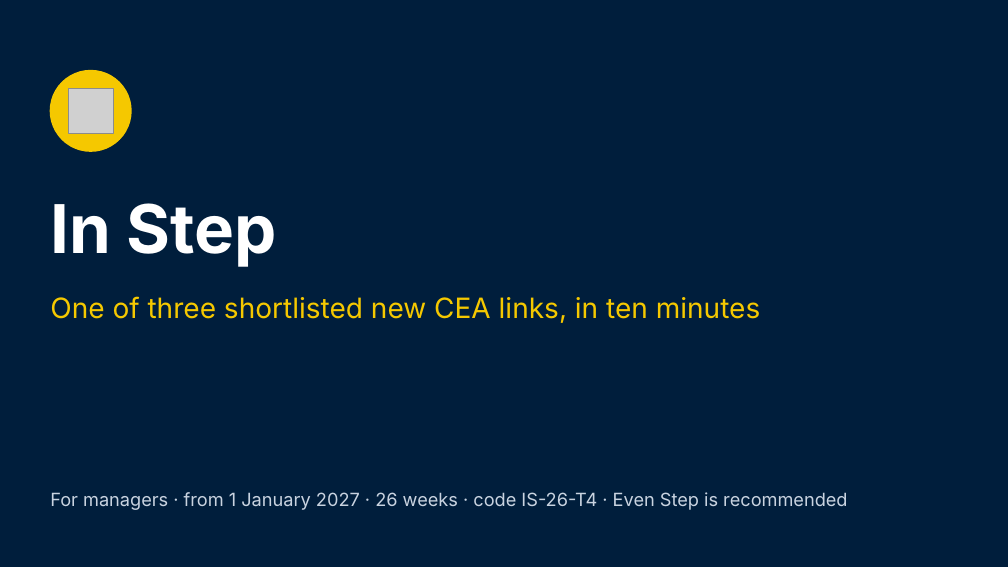
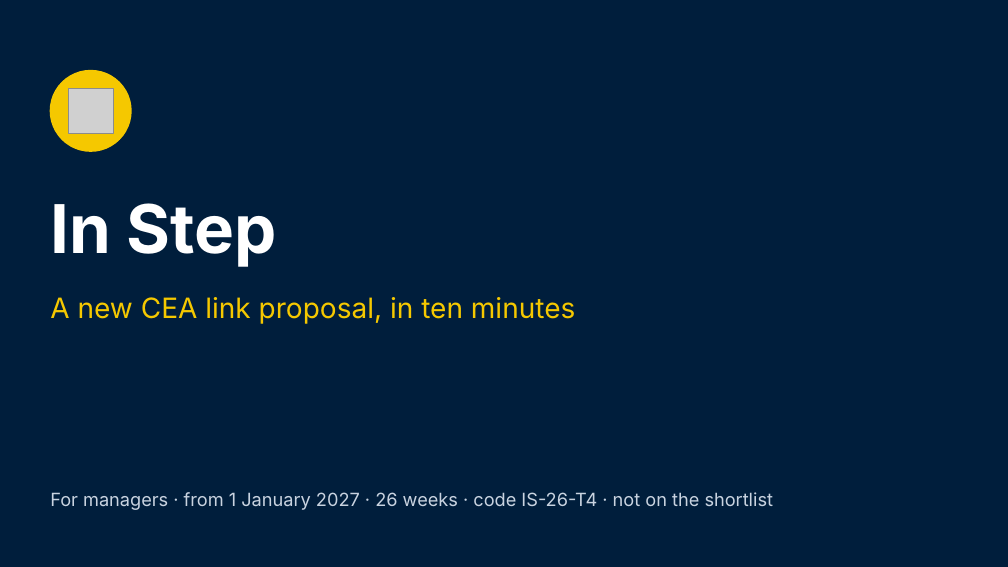
Before and after one commit to Garethdavidmiller/roster-app, a slide deck: slide 1 of docs/links-26/presentations/In-Step-for-managers.pptx. Drawn at 1008x567 pixels with LibreOffice and Linux fonts; fonts in the diff are those of the drawing; grey boxes stand for pictures. Boxes give left, top, right and bottom in pixels: in the first picture for what was removed or moved away, otherwise in the second. Text is boxed around its words. In the diff, an @@ line names an element or a change of style, - is before the commit and + after.

```diff
--- a/docs/links-26/presentations/In-Step-for-managers.pptx
+++ b/docs/links-26/presentations/In-Step-for-managers.pptx
@@ text at (x1=50, y1=297, x2=575, y2=324): text changed @@
-One of three shortlisted new CEA links, in ten minutes
+A new CEA link proposal, in ten minutes
@@ text at (x1=50, y1=492, x2=774, y2=510): text changed @@
-For managers · from 1 January 2027 · 26 weeks · code IS-26-T4 · Even Step is recommended
+For managers · from 1 January 2027 · 26 weeks · code IS-26-T4 · not on the shortlist
```
Also in this commit, not shown: 2 other slides changed, 53 other files.
